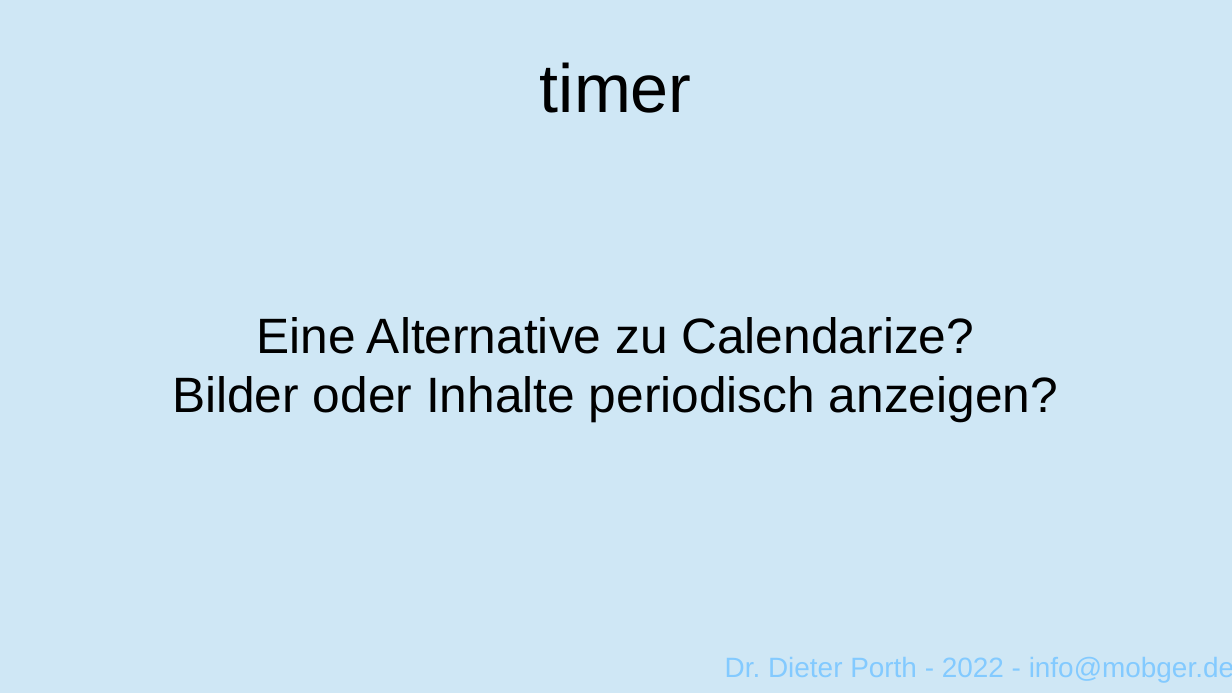
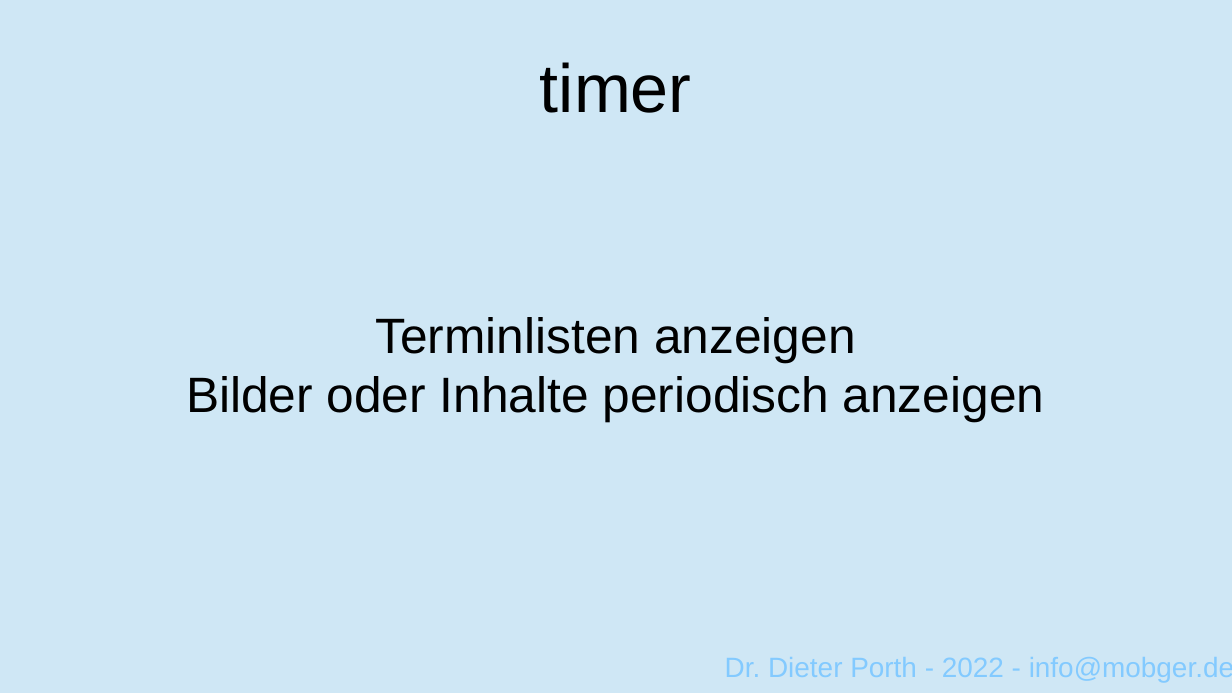
Before and after one commit to porthd/timer, a slide deck: slide 1 of Documentation/TYPO3-Barkcamp-RheinRuhr2022.odp (slide 2 before the commit). Drawn at 1232x693 pixels with LibreOffice and Linux fonts; fonts in the diff are those of the drawing. Boxes give left, top, right and bottom in pixels: in the first picture for what was removed or moved away, otherwise in the second. Text is boxed around its words. In the diff, an @@ line names an element or a change of style, - is before the commit and + after.

```diff
--- a/Documentation/TYPO3-Barkcamp-RheinRuhr2022.odp
+++ b/Documentation/TYPO3-Barkcamp-RheinRuhr2022.odp
@@ subtitle at <box>186,317,1045,422</box>: text changed @@
-Eine Alternative zu Calendarize?
-Bilder oder Inhalte periodisch anzeigen?
+Terminlisten anzeigen
+Bilder oder Inhalte periodisch anzeigen
```
Also in this commit, not shown: 2 slides removed, 13 other files.
